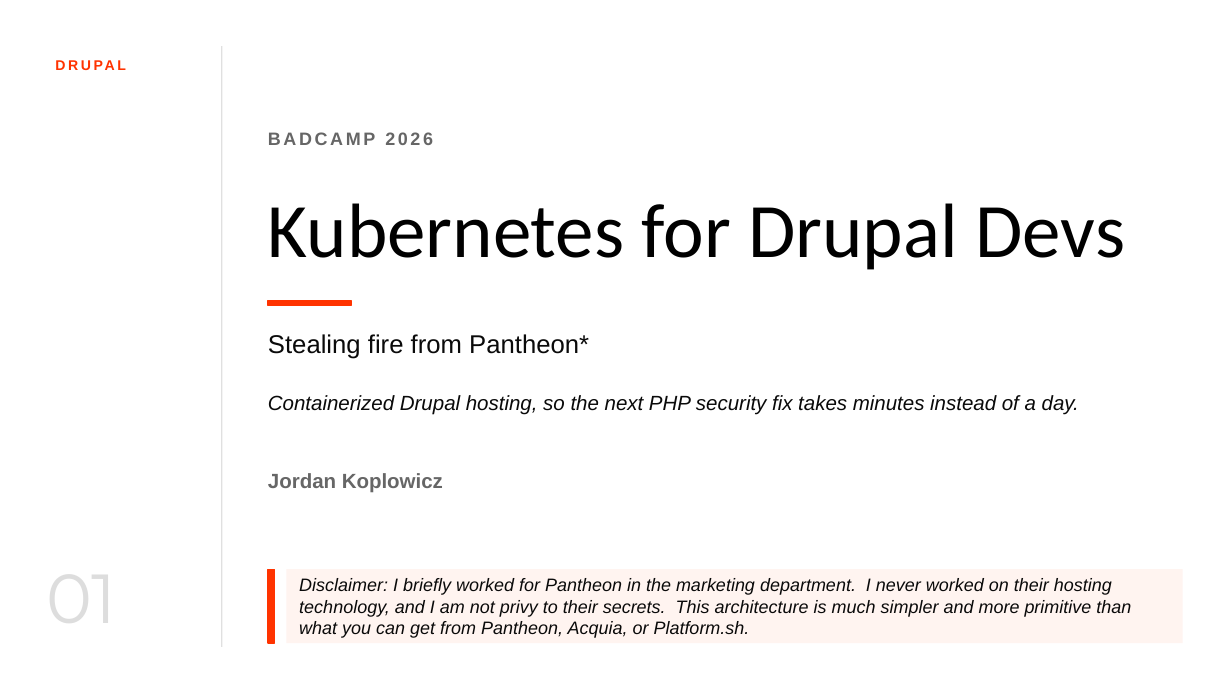
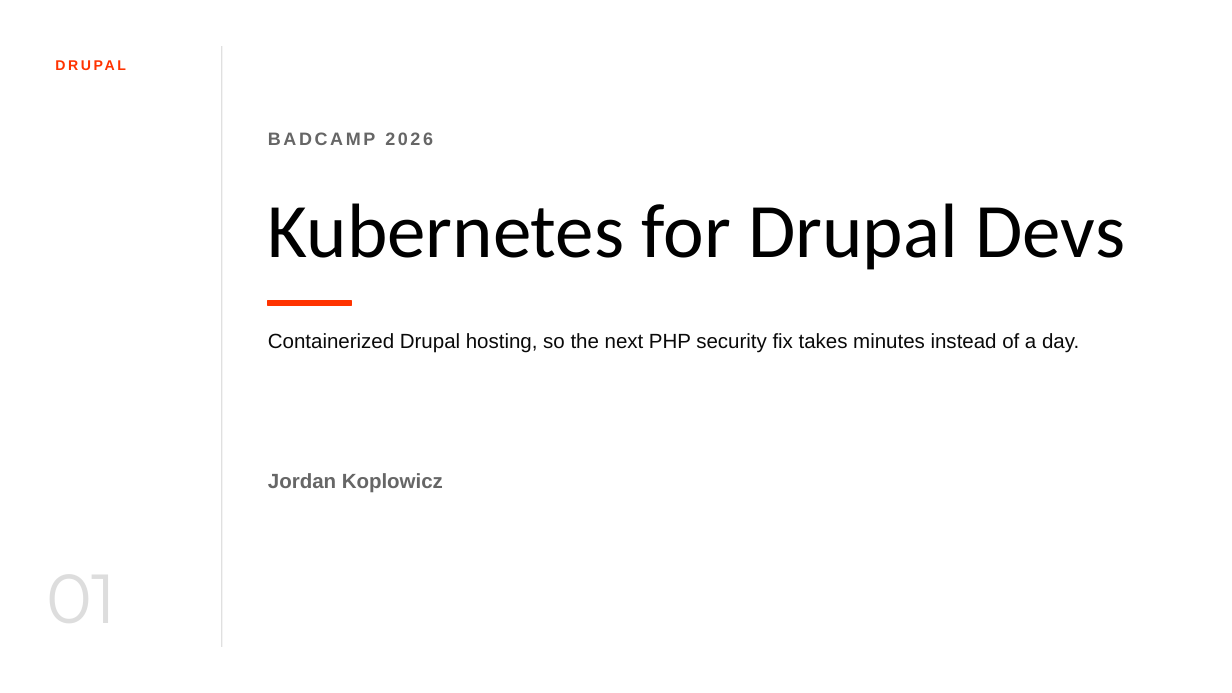
Before and after one commit to koppieesq/prometheus, a slide deck: slide 1 of presentation/prometheus-badcamp-2026.pptx. Drawn at 1232x693 pixels with LibreOffice and Linux fonts; fonts in the diff are those of the drawing. Boxes give left, top, right and bottom in pixels: in the first picture for what was removed or moved away, otherwise in the second. Text is boxed around its words. In the diff, an @@ line names an element or a change of style, - is before the commit and + after.

```diff
--- a/presentation/prometheus-badcamp-2026.pptx
+++ b/presentation/prometheus-badcamp-2026.pptx
@@ text "Containerized Drupal hosting, so the ..." at (268,333,1079,353): italic off @@
@@ text at (268,334,589,359): paragraph removed @@
-Stealing fire from Pantheon*
@@ rectangle removed at (268,569,274,643) @@
@@ rectangle removed at (287,569,1183,643) @@
-Disclaimer: I briefly worked for Pantheon in the marketing department. I never worked on their hosting technology, and I am not privy to their secrets. This architecture is much simpler and more primitive than what you can get from Pantheon, Acquia, or Platform.sh.
```
Also in this commit, not shown: 3 other slides changed.
